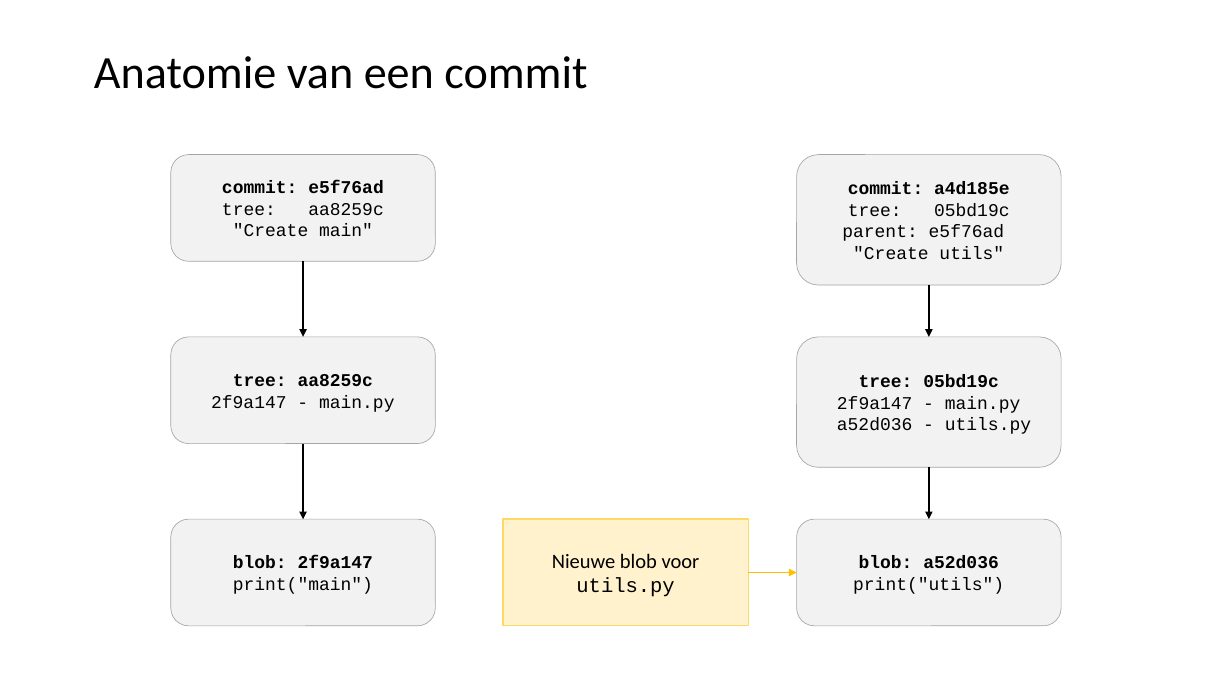
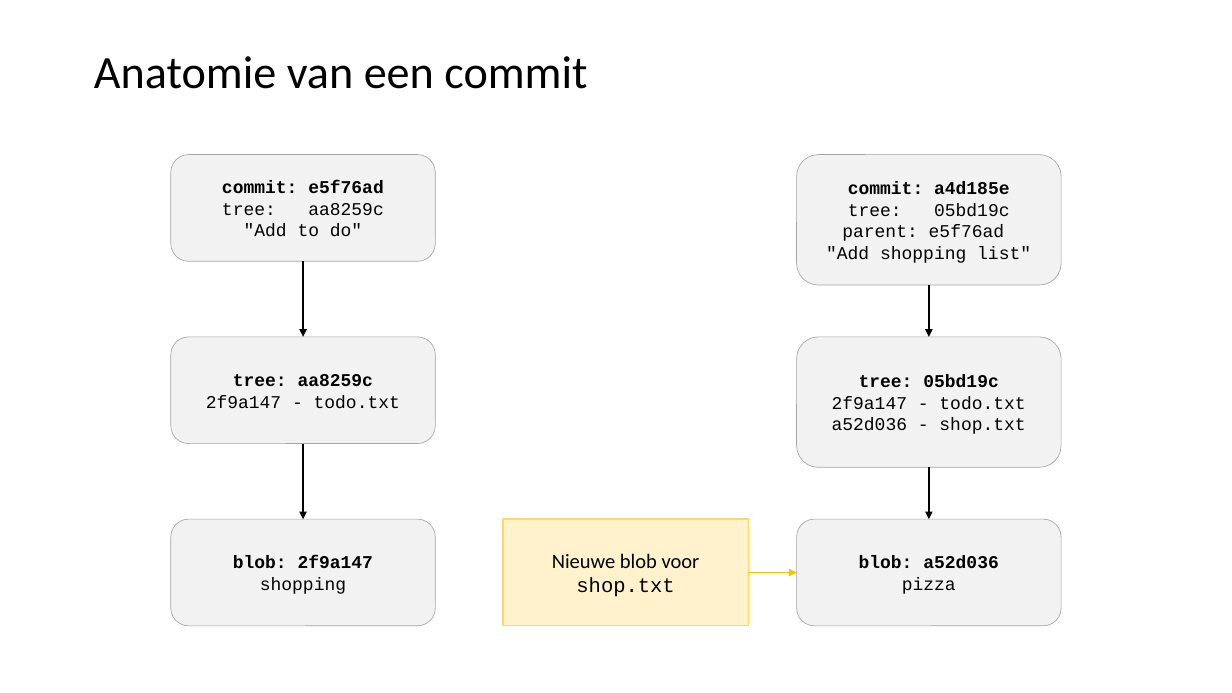
Before and after one commit to LFKoning/knowledge-sharing, a slide deck: slide 22 of git_course/1_basics/git_basic.pptx (slide 21 before the commit). Drawn at 1232x693 pixels with LibreOffice and Linux fonts; fonts in the diff are those of the drawing. Boxes give left, top, right and bottom in pixels: in the first picture for what was removed or moved away, otherwise in the second. Text is boxed around its words. In the diff, an @@ line names an element or a change of style, - is before the commit and + after.

```diff
--- a/git_course/1_basics/git_basic.pptx
+++ b/git_course/1_basics/git_basic.pptx
@@ text in rounded rectangle at (244, 224, 362, 237): text changed @@
-"Create main"
+"Add to do"
@@ text in rounded rectangle at (826, 246, 1031, 263): text changed @@
-"Create utils"
+"Add shopping list"
@@ text in rounded rectangle at (206, 395, 400, 409): text changed @@
-2f9a147 - main.py
+2f9a147 - todo.txt
@@ text in rounded rectangle at (832, 396, 1025, 434): text changed @@
-2f9a147 - main.py
-a52d036 - utils.py
+2f9a147 - todo.txt
+a52d036 - shop.txt
@@ text in rectangle at (552, 553, 700, 597): text changed @@
-Nieuwe blob voor utils.py
+Nieuwe blob voor shop.txt
@@ text in rounded rectangle at (260, 577, 346, 594): text changed @@
-print("main")
+shopping
@@ text in rounded rectangle at (902, 577, 956, 594): text changed @@
-print("utils")
+pizza
```
Also in this commit, not shown: 22 other slides changed, 4 slides added, 8 slides removed, 3 other files.
